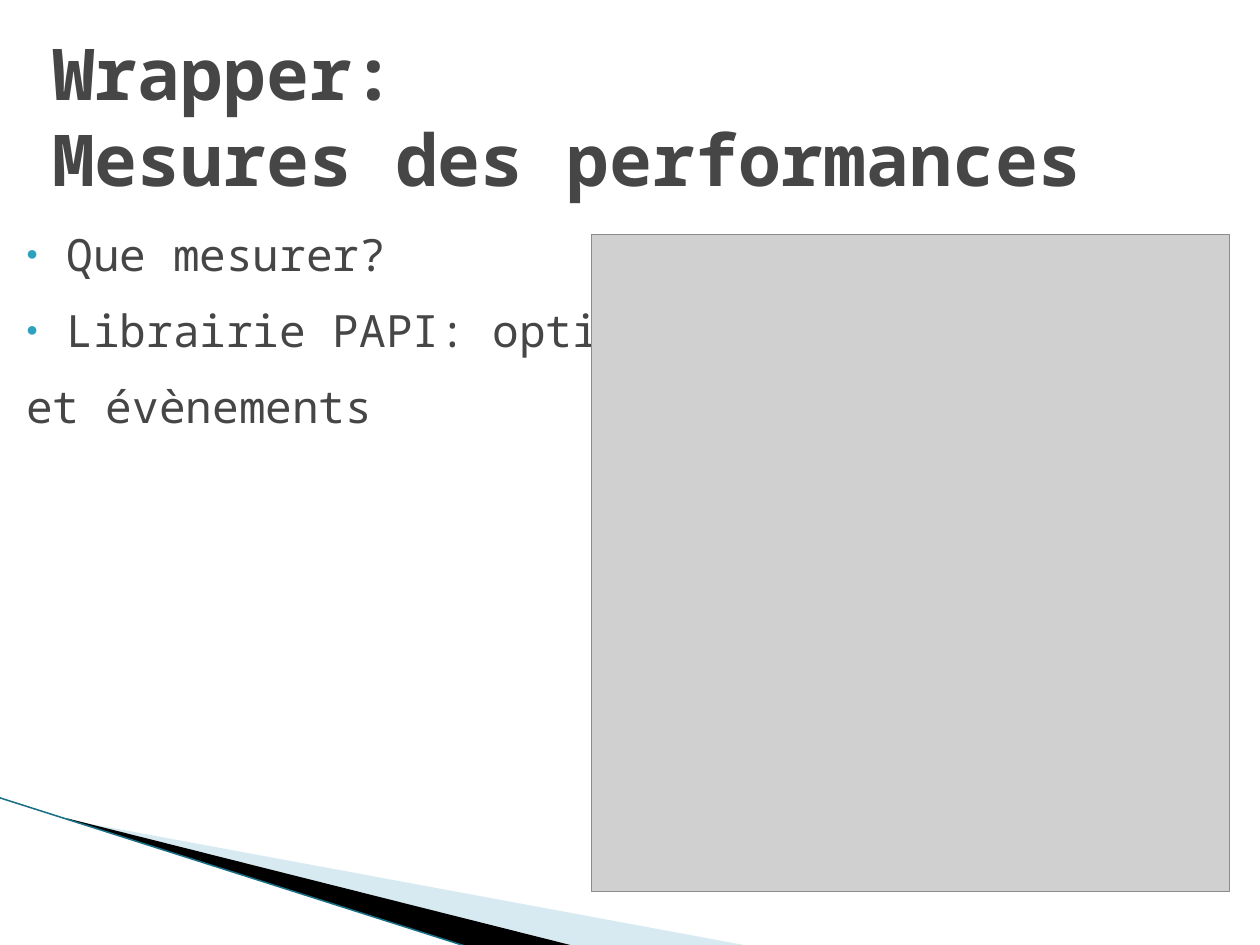
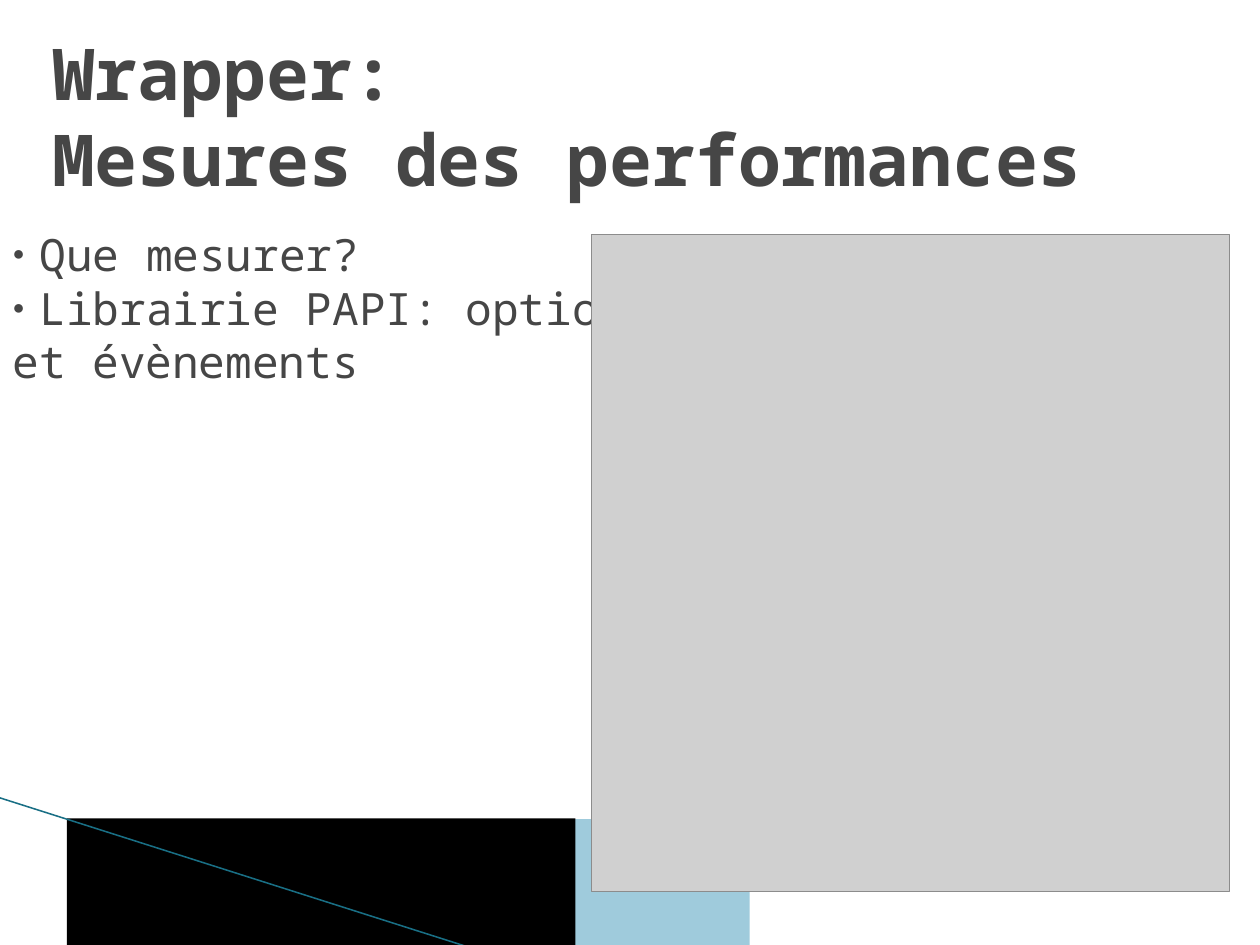
Before and after one commit to robertoxmed/c_memory_monitor, a slide deck: slide 5 of doc/Temps-Réel et Multi-coeurs.pptx (slide 6 before the commit). Drawn at 1260x945 pixels with LibreOffice and Linux fonts; fonts in the diff are those of the drawing; grey boxes stand for pictures; background and template pictures are left out. Boxes give left, top, right and bottom in pixels: in the first picture for what was removed or moved away, otherwise in the second. Text is boxed around its words. In the diff, an @@ line names an element or a change of style, - is before the commit and + after.

```diff
--- a/doc/Temps-Réel et Multi-coeurs.pptx
+++ b/doc/Temps-Réel et Multi-coeurs.pptx
@@ text "Que mesurer?" at (13,238,652,379): indent changed; less space between paragraphs @@
@@ line (0, 798) - (468, 945): stroke #97C5D8 0.95 pt to #196F85 0.96 pt @@
@@ freeform shape removed at (67,819,576,945) @@
@@ rectangle added at (67,819,576,945), fill #000000 @@
@@ freeform shape removed at (69,820,750,945) @@
@@ rectangle added at (69,820,750,945), fill #9FCBDC @@
```
Also in this commit, not shown: 10 other slides changed, 3 slides added, 2 slides removed.
